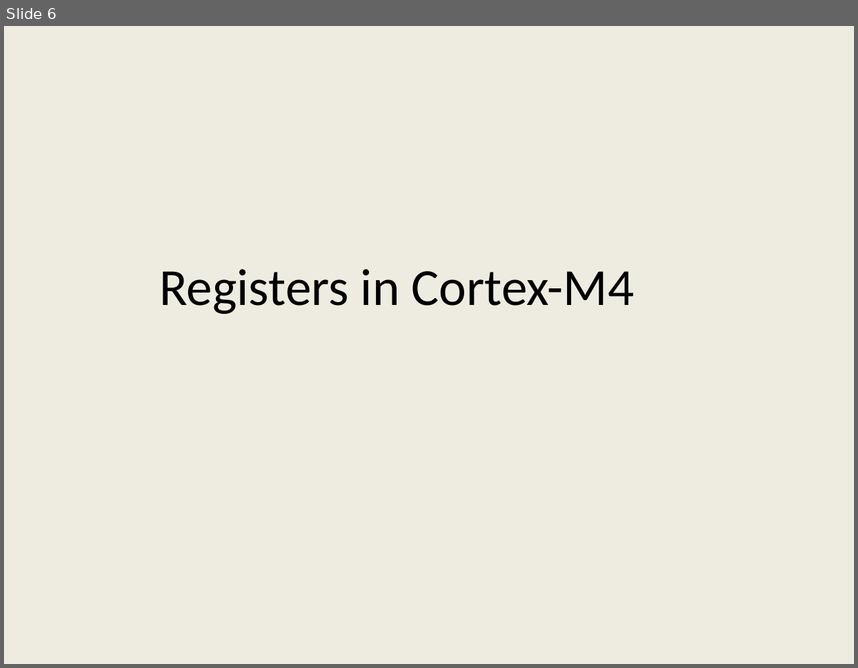
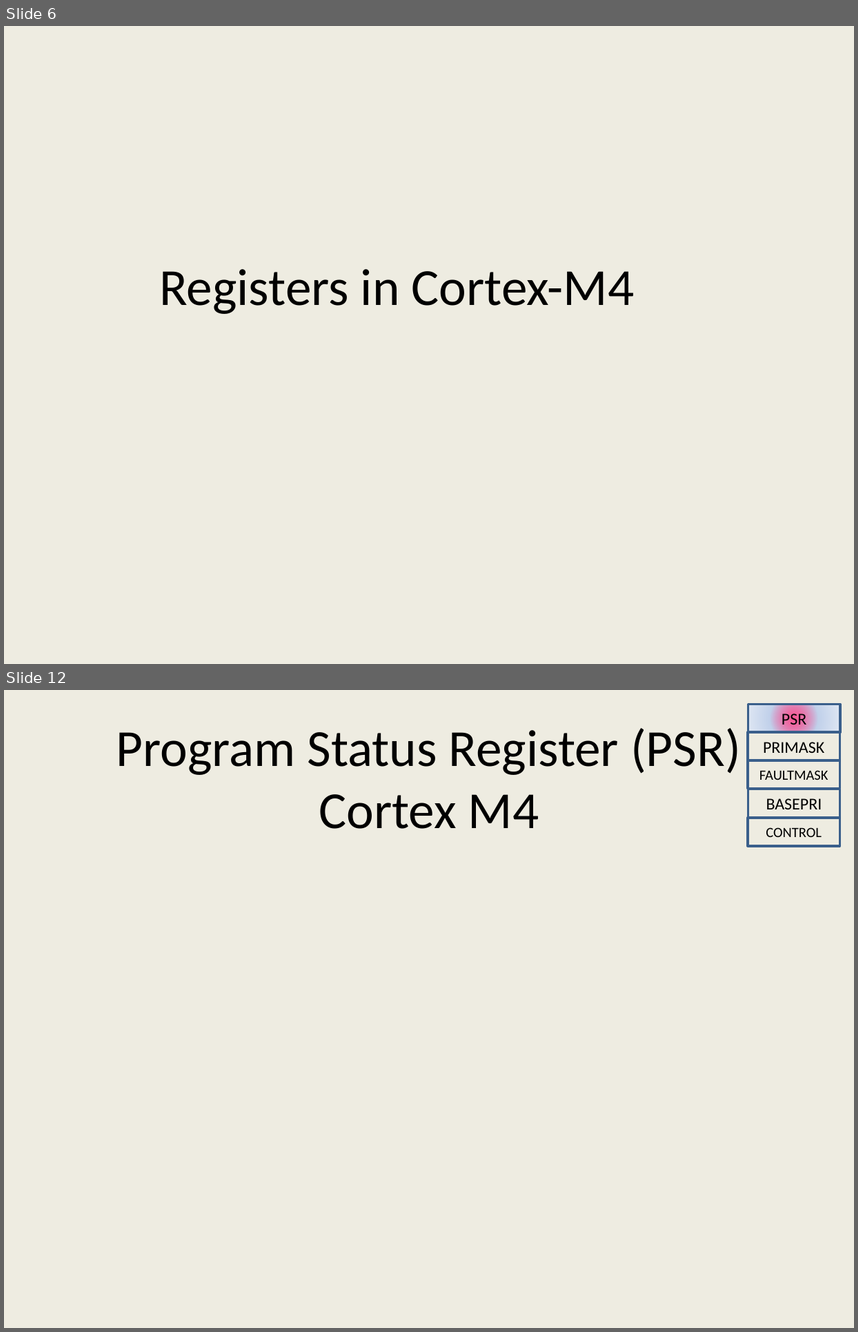
Before and after one commit to girishsukukumar/ARM-Architecture, a slide deck: Module-4.pptx. Shown one above the other, each under a label of ours: slide 6 before the commit, slides 6 and 12 after it; the slides between them are not shown. The pictures are 858x668 and 858x1332 pixels, drawn with LibreOffice and Linux fonts; fonts in the diff are those of the drawing. Boxes give left, top, right and bottom in pixels: in the first picture for what was removed or moved away, otherwise in the second. Text is boxed around its words. In the diff, an @@ line names an element or a change of style, - is before the commit and + after.

```diff
--- a/Module-4.pptx
+++ b/Module-4.pptx
@@ slide 12 added at <box>4,690,854,1328</box>, background #EEECE1 @@
@@ rectangle added at <box>748,704,840,733</box>, fill gradient #FF0066 to #C2D1ED to #E1E8F5, outline #3A5F8C 2 pt, 14 pt, text #000000 @@
+PSR
@@ text added at <box>116,728,741,829</box>, 44 pt, text #000000 @@
+Program Status Register (PSR) Cortex M4
@@ rectangle added at <box>748,733,840,760</box>, outline #3A5F8C 2 pt, 14 pt, text #000000 @@
+PRIMASK
@@ rectangle added at <box>748,760,840,788</box>, outline #3A5F8C 2 pt, 12 pt, text #000000 @@
+FAULTMASK
@@ rectangle added at <box>748,789,840,818</box>, outline #3A5F8C 2 pt, 14 pt, text #000000 @@
+BASEPRI
@@ rectangle added at <box>748,818,840,845</box>, outline #3A5F8C 2 pt, 12 pt, text #000000 @@
+CONTROL
```
Also in this commit, not shown: 1 slide changed, 10 other slides added, 11 slides removed.
